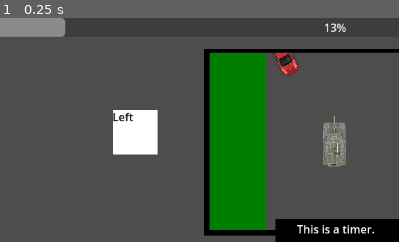
Above: before the commit, frame 1.
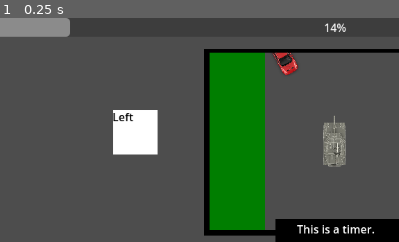
Above: after the commit, the same moment.

Repository: rynong99/fishtank
Game: Godot game, scene res://Scenes/main.tscn
Same seed, same stepped clock (60 frames per second), same inputs: the game is played once before the commit and once after it.
Inputs:
- Up to frame 1 (0.25 s): no input
The pictures show only the part of the screen within x 8-58%, y 0-50%; the shares and areas given below are measured in that part.

The runs differ from the first frame. In frame 1, 0.1% of the frame differs, in the area x 15-85%, y 0-9%.

Commit message:
Progress Bar Polish
Made the progress bar more responsive by consolidating objects under start and finish line.

Diff:
--- a/Scenes/tank_move_test.tscn
+++ b/Scenes/tank_move_test.tscn
@@ -81,30 +81,26 @@
 [node name="Start_Line" type="StaticBody2D" parent="."]
 unique_name_in_owner = true
 z_index = -1
-position = Vector2(12.5, 0)
+position = Vector2(0, 10)
 scale = Vector2(0.0625, 0.0625)
 
 [node name="CollisionShape2D" type="CollisionShape2D" parent="Start_Line"]
-position = Vector2(-200, 176)
 shape = SubResource("RectangleShape2D_0s1gw")
 
 [node name="Sprite2D" type="Sprite2D" parent="Start_Line"]
-position = Vector2(-200, 176)
 scale = Vector2(1.9375, 0.21875)
 texture = SubResource("GradientTexture2D_ijqg4")
 
 [node name="Finish_Line" type="StaticBody2D" parent="."]
 unique_name_in_owner = true
 z_index = -1
-position = Vector2(12.5, 0)
+position = Vector2(0, -60)
 scale = Vector2(0.0625, 0.0625)
 
 [node name="CollisionShape2D" type="CollisionShape2D" parent="Finish_Line"]
-position = Vector2(-200, -960)
 shape = SubResource("RectangleShape2D_qujdl")
 
 [node name="Sprite2D" type="Sprite2D" parent="Finish_Line"]
-position = Vector2(-200, -960)
 scale = Vector2(1.9375, 0.21875)
 texture = SubResource("GradientTexture2D_rqrev")
 
--- a/Scripts/TankMovement.gd
+++ b/Scripts/TankMovement.gd
@@ -12,13 +12,13 @@
 
 func _ready() -> void:
 	# Get the total distance to finish the course
-	total_distance = %Start_Line.get_child(0).position.distance_to(%Finish_Line.get_child(0).position)
+	total_distance = %Start_Line.position.distance_to(%Finish_Line.position)
 	print(total_distance)
 	progress_bar = find_parent("OutsideViewer").find_child("ProgressBar")
 	print(progress_bar.value)
 
 func _process(_delta: float) -> void:
-	var progress = position.distance_to(%Finish_Line.get_child(0).position)
+	var progress = position.distance_to(%Finish_Line.position)
 	print(progress)
 	progress_bar.value = remap(progress, total_distance, 0, 0, 100.0)
 	print(progress_bar.value)
